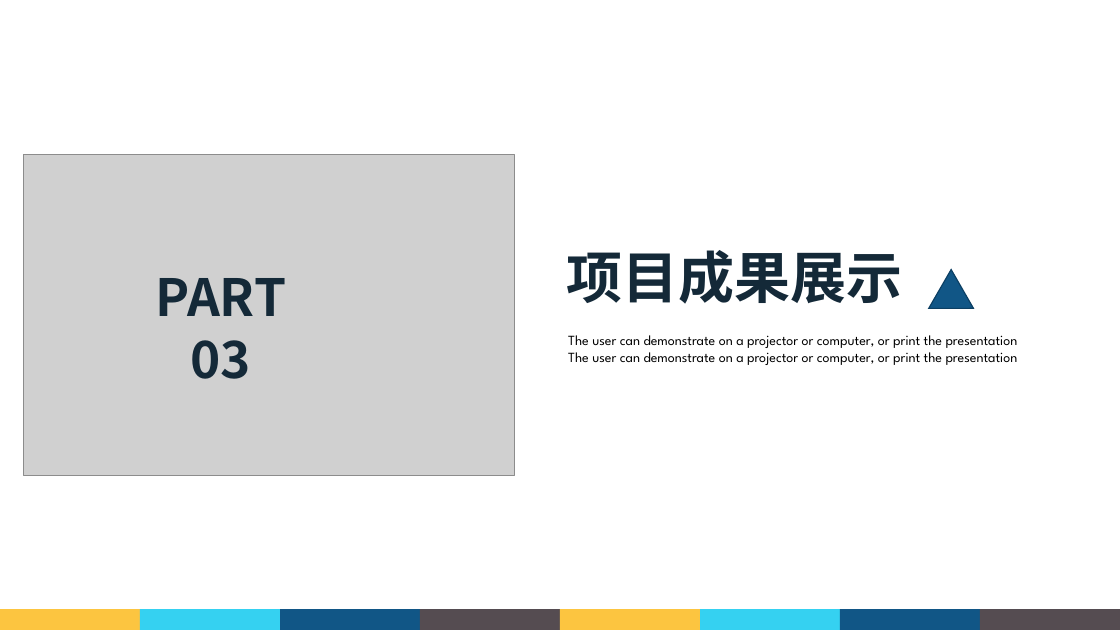
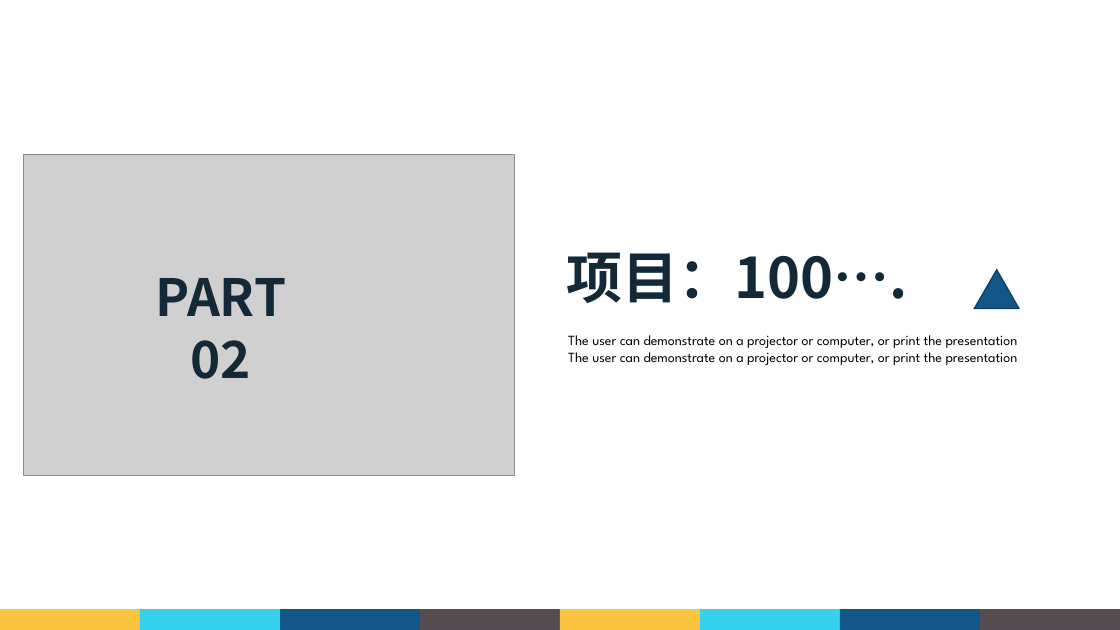
Before and after one commit to Cbh777/win_prj, a slide deck: slide 8 of FullhanWorkFile/转正答辩.pptx (slide 12 before the commit). Drawn at 1120x630 pixels with LibreOffice and Linux fonts; fonts in the diff are those of the drawing; grey boxes stand for pictures; background and template pictures are left out. Boxes give left, top, right and bottom in pixels: in the first picture for what was removed or moved away, otherwise in the second. Text is boxed around its words. In the diff, an @@ line names an element or a change of style, - is before the commit and + after.

```diff
--- a/FullhanWorkFile/转正答辩.pptx
+++ b/FullhanWorkFile/转正答辩.pptx
@@ text at box(567, 252, 908, 303): text changed @@
-项目成果展示
+项目：100….
@@ text at box(156, 278, 286, 379): text changed @@
-PART 03
+PART 02
@@ triangle: place and size @@
-triangle at box(929, 270, 984, 328)
+triangle at box(974, 270, 1030, 328)
```
Also in this commit, not shown: 8 other slides changed, 9 slides added, 4 slides removed.
